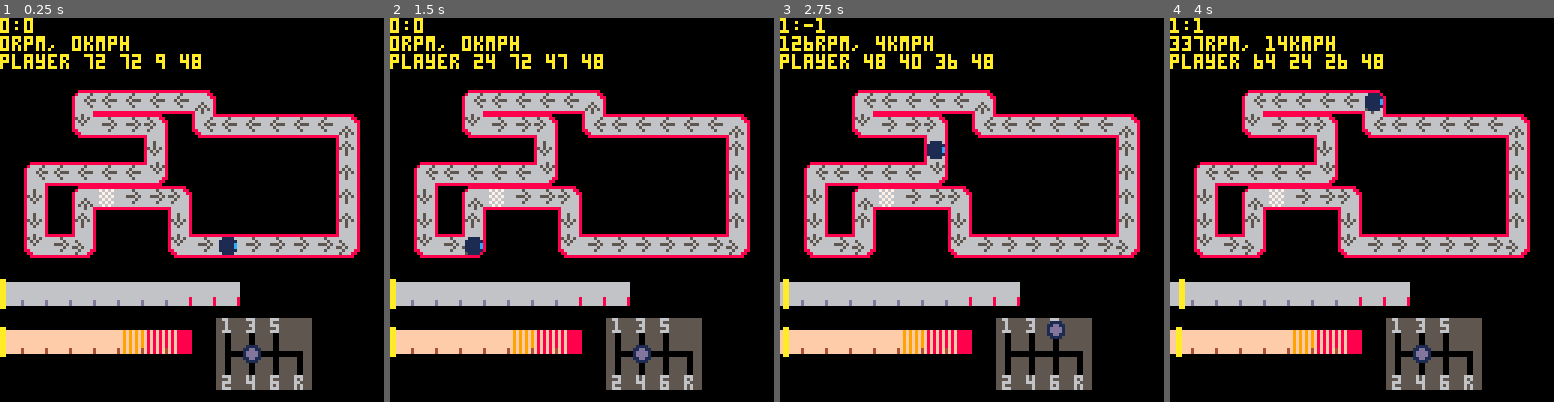
Above: before the commit, frames 1-4 (left to right).
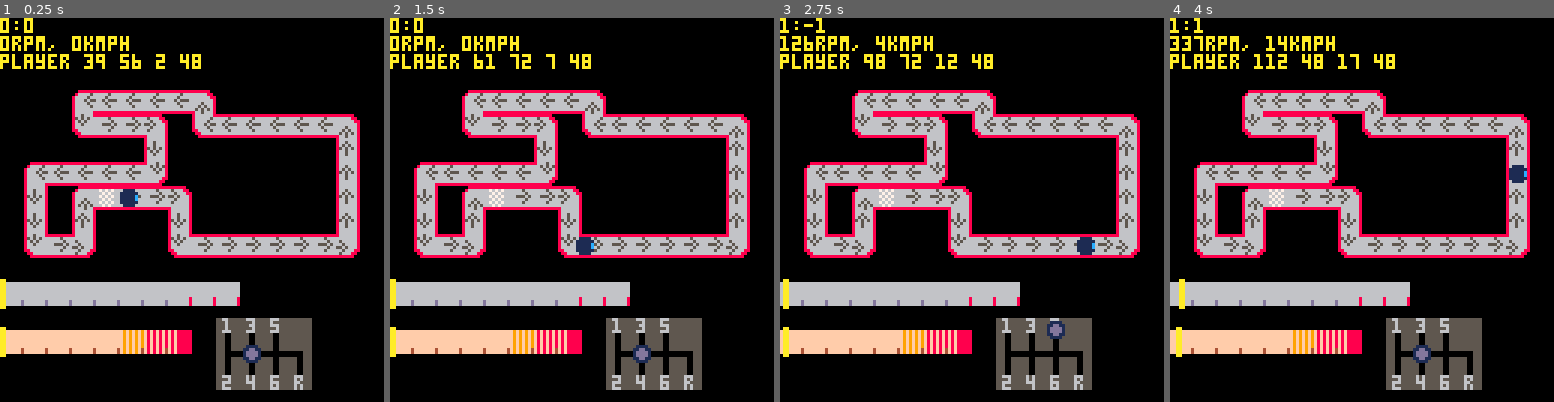
Above: after the commit, the same moments.

Repository: VedVid/PICOdrag
Game: PICO-8 cartridge picodrag.p8
Same seed, same stepped clock (60 frames per second), same inputs: the game is played once before the commit and once after it.
Inputs:
- Up to frame 1 (0.25 s): no input
- Up to frame 2 (1.5 s): no input
- Up to frame 3 (2.75 s): hold Right 1.6-2.1 s; hold Up 2.15-2.42 s; hold Right from 2.47 s (still down)
- Up to frame 4 (4 s): release Right at 3.03 s; hold Left 3.08-3.58 s; hold Down 3.63-3.97 s

The runs differ from the first frame. In frame 1, 0.5% of the frame differs, in the area x 21-62%, y 9-62%; in frame 2, 0.7%; in frame 3, 0.5%; in frame 4, 1.0%, in the area x 21-93%, y 9-43%.

Commit message:
Player moves smoothtly

Diff:
--- a/picodrag.p8
+++ b/picodrag.p8
@@ -181,9 +181,7 @@
 
 function draw_track(track)
  for k, v in pairs(track.cells) do
-  spr(v[3],
-  track.x+(v[1]*8),
-  track.y+(v[2]*8))
+  spr(v[3], v[1], v[2])
  end
 end
 
@@ -375,8 +373,8 @@
 
 function make_player(track)
  local player = {}
- player.x = track.start_x
- player.y = track.start_y
+ player.x = track.cells[1][1]
+ player.y = track.cells[1][2]
  player.sprite = 48
  player.cell = 1
  return player
@@ -389,11 +387,20 @@
   player.cell = 1
   ncell = track.cells[player.cell]
  end
- player.x =
-  track.x + (ncell[1] * 8)
- player.y =
-  track.y + (ncell[2] * 8)
- player.cell += 1
+ if ncell[1] > player.x then
+  player.x += 1
+ elseif ncell[1] < player.x then
+  player.x -= 1
+ end
+ if ncell[2] > player.y then
+  player.y += 1
+ elseif ncell[2] < player.y then
+  player.y -= 1
+ end
+	if ncell[1] == player.x and
+	 ncell[2] == player.y then
+	 player.cell += 1
+	end
 end
 
 function make_car()
@@ -676,10 +683,10 @@
  add(track.cells, {3,7,31})
  add(track.cells, {3,6,27})
  add(track.cells, {3,5,12})
- track.start_x =
-  track.x+(8*track.cells[1][1])
- track.start_y =
-  track.y+(8*track.cells[1][2])
+ for k, v in pairs(track.cells) do
+  v[1] = track.x + (8 * v[1])
+  v[2] = track.y + (8 * v[2])
+ end
  return track
 end
 __gfx__
